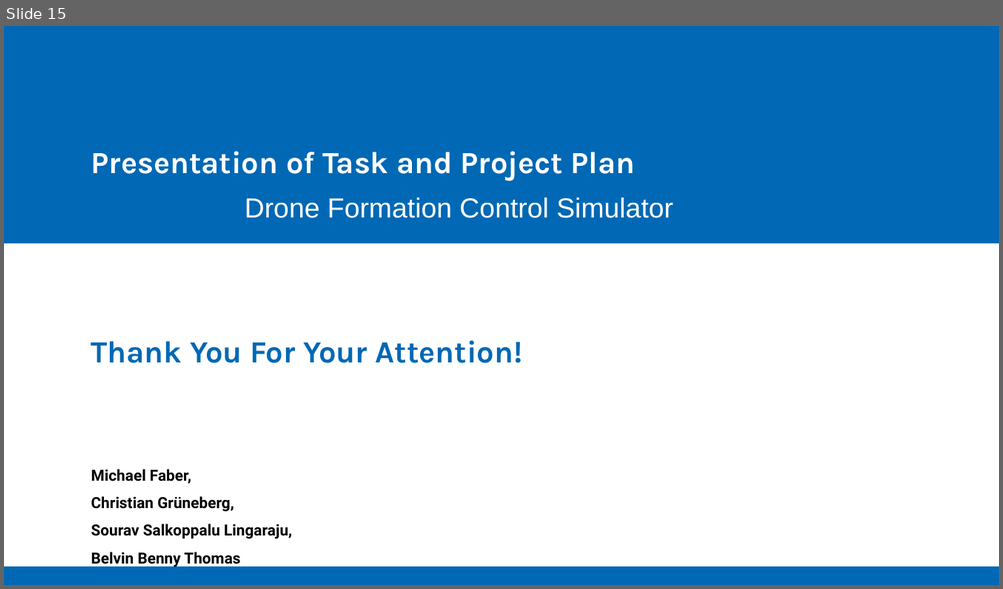
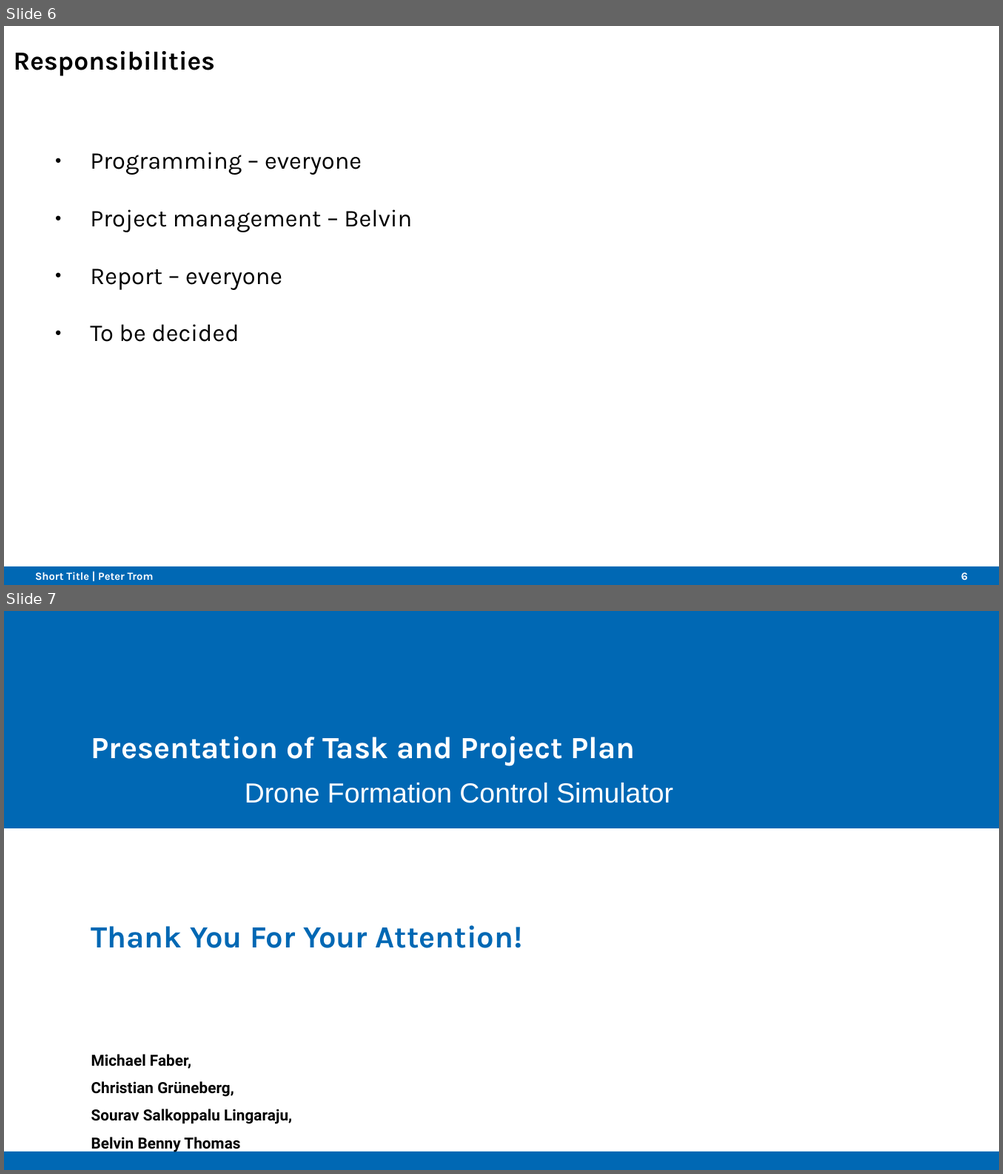
Before and after one commit to Belvin7/Drone_Project_personal-, a slide deck: AMS_Intermediate_Presentation.odp. Shown one above the other, each under a label of ours: slide 15 before the commit, slides 6 and 7 after it. The pictures are 1003x589 and 1003x1174 pixels, drawn with LibreOffice and Linux fonts; fonts in the diff are those of the drawing; background and template pictures are left out. Boxes give left, top, right and bottom in pixels: in the first picture for what was removed or moved away, otherwise in the second. Text is boxed around its words. In the diff, an @@ line names an element or a change of style, - is before the commit and + after.

Commit message:
AMS_Project_Plan.odp

```diff
--- a/AMS_Intermediate_Presentation.odp
+++ b/AMS_Intermediate_Presentation.odp
@@ slide 6 added at [4,26,999,585], background #FFFFFF; not listed: 1 template element that a slide beside it also shows @@
@@ title added at [14,51,215,76], 18.9 pt, text #000000, bold @@
+Responsibilities
@@ text added at [90,152,412,342], 17.5 pt, text #000000 @@
+● Programming – everyone
+● Project management – Belvin
+● Report – everyone
+● To be decided
@@ text added at [35,572,153,581], 7.9 pt, text #FFFFFF, bold @@
+Short Title | Peter Trom
@@ page number added at [961,573,967,580], 7.9 pt, text #FFFFFF, bold @@
+6
@@ what was slide 15 is now slide 7 @@
```
Also in this commit, not shown: 2 slides changed, 3 other slides added, 12 slides removed.
